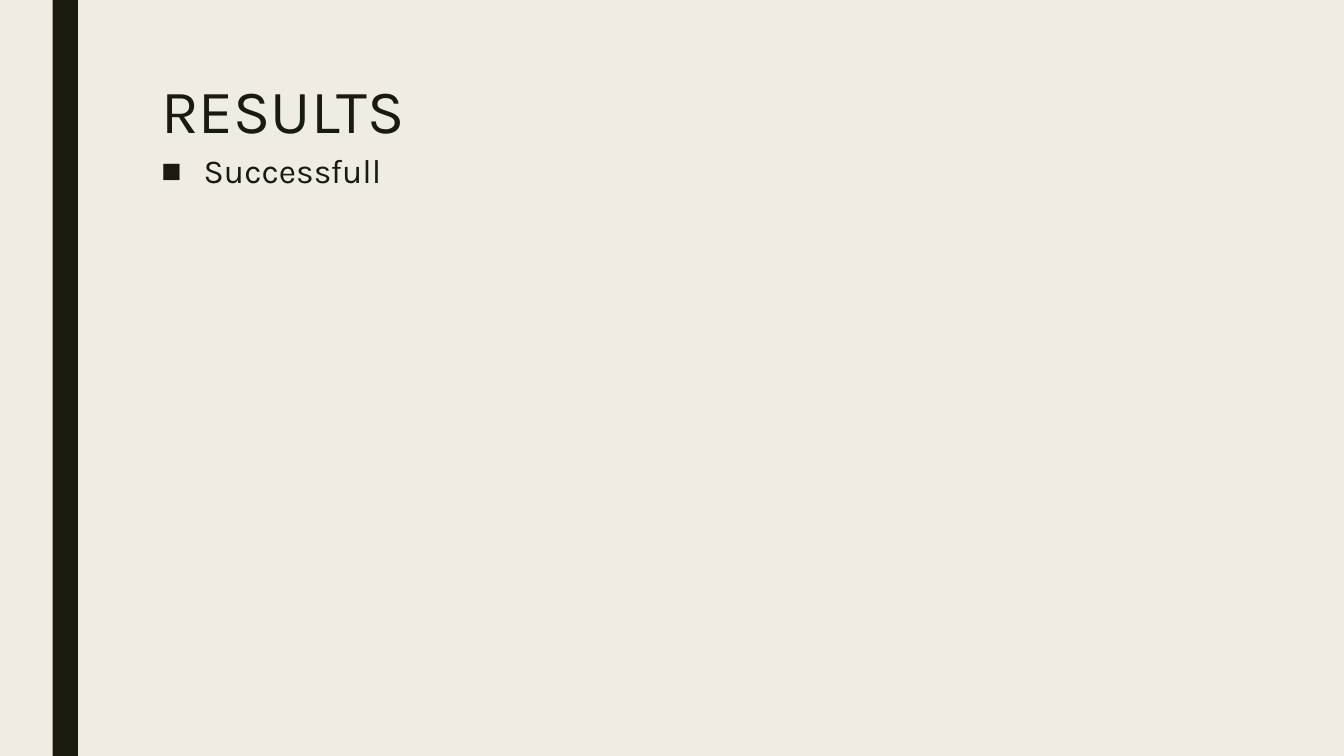
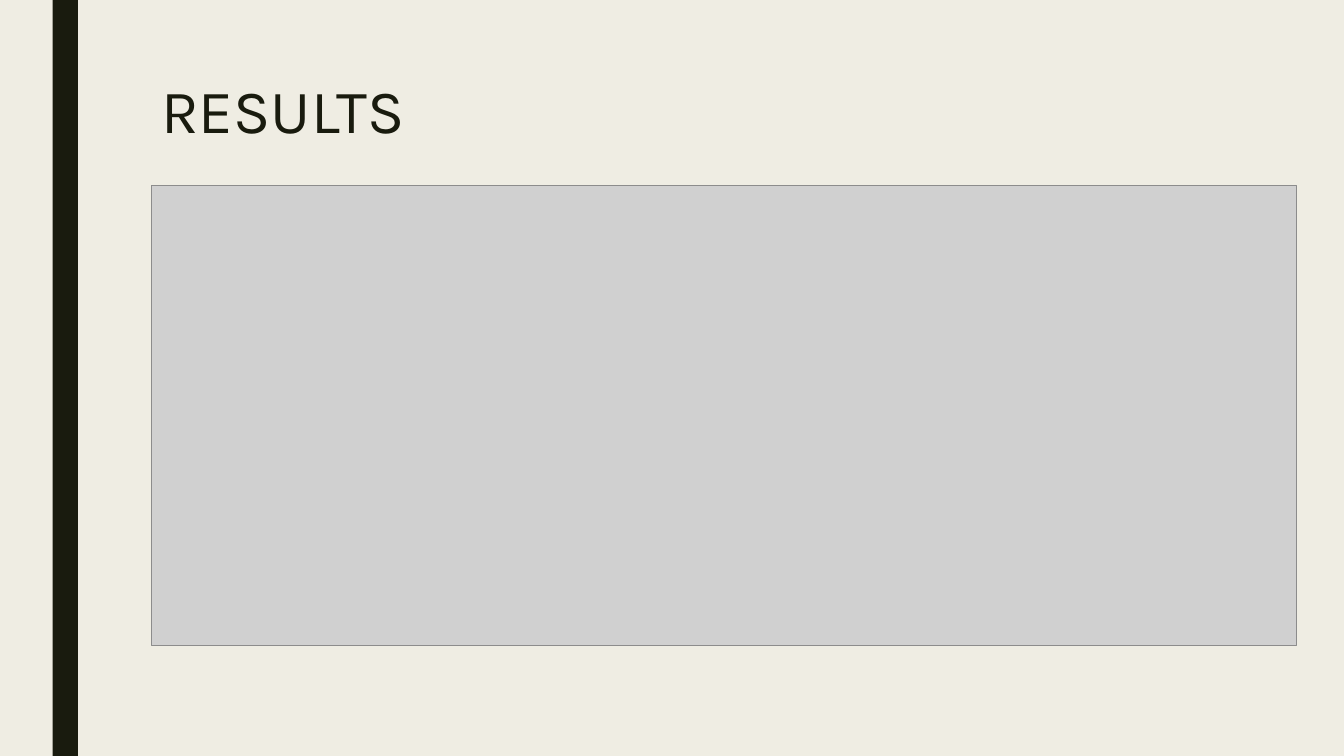
Before and after one commit to gozuacik/cmp5151, a slide deck: slide 9 of sunum_necip_gozuacik_okan_buyuktepe_v1.pptx (slide 6 before the commit). Drawn at 1344x756 pixels with LibreOffice and Linux fonts; fonts in the diff are those of the drawing; grey boxes stand for pictures. Boxes give left, top, right and bottom in pixels: in the first picture for what was removed or moved away, otherwise in the second. Text is boxed around its words. In the diff, an @@ line names an element or a change of style, - is before the commit and + after.

```diff
--- a/sunum_necip_gozuacik_okan_buyuktepe_v1.pptx
+++ b/sunum_necip_gozuacik_okan_buyuktepe_v1.pptx
@@ text removed at (x1=204, y1=160, x2=382, y2=184) @@
-■ Successfull
@@ picture added at (x1=151, y1=186, x2=1298, y2=646) @@
```
Also in this commit, not shown: 3 other slides changed, 6 slides added, 1 slide removed, 3 other files.
